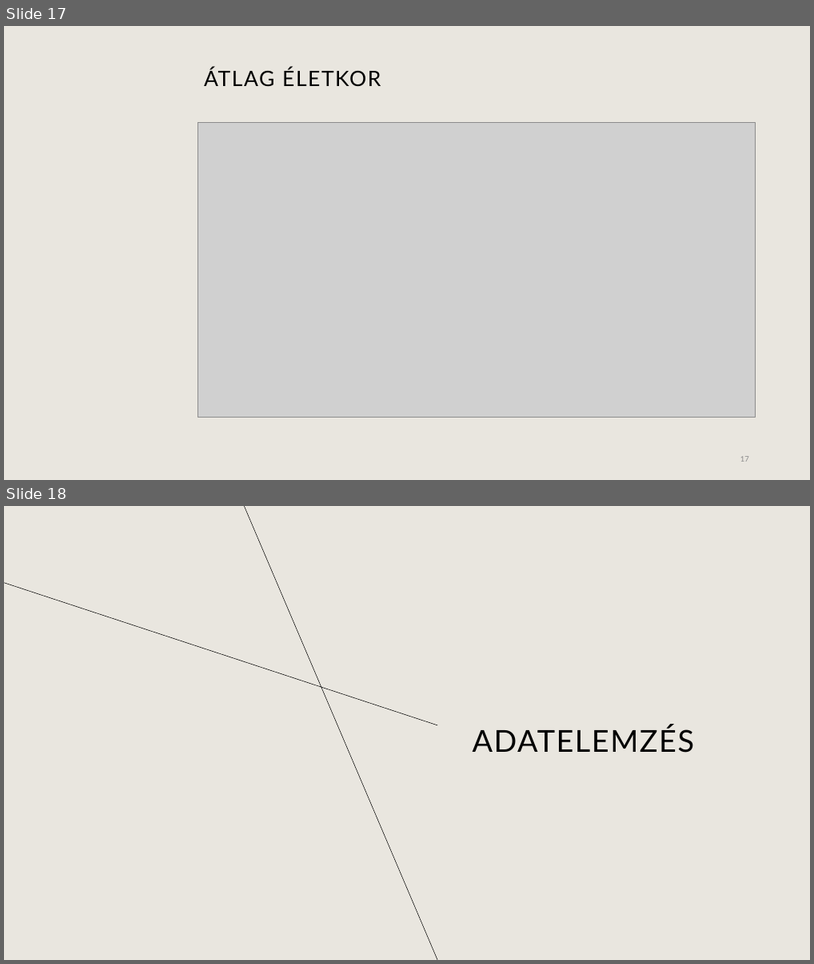
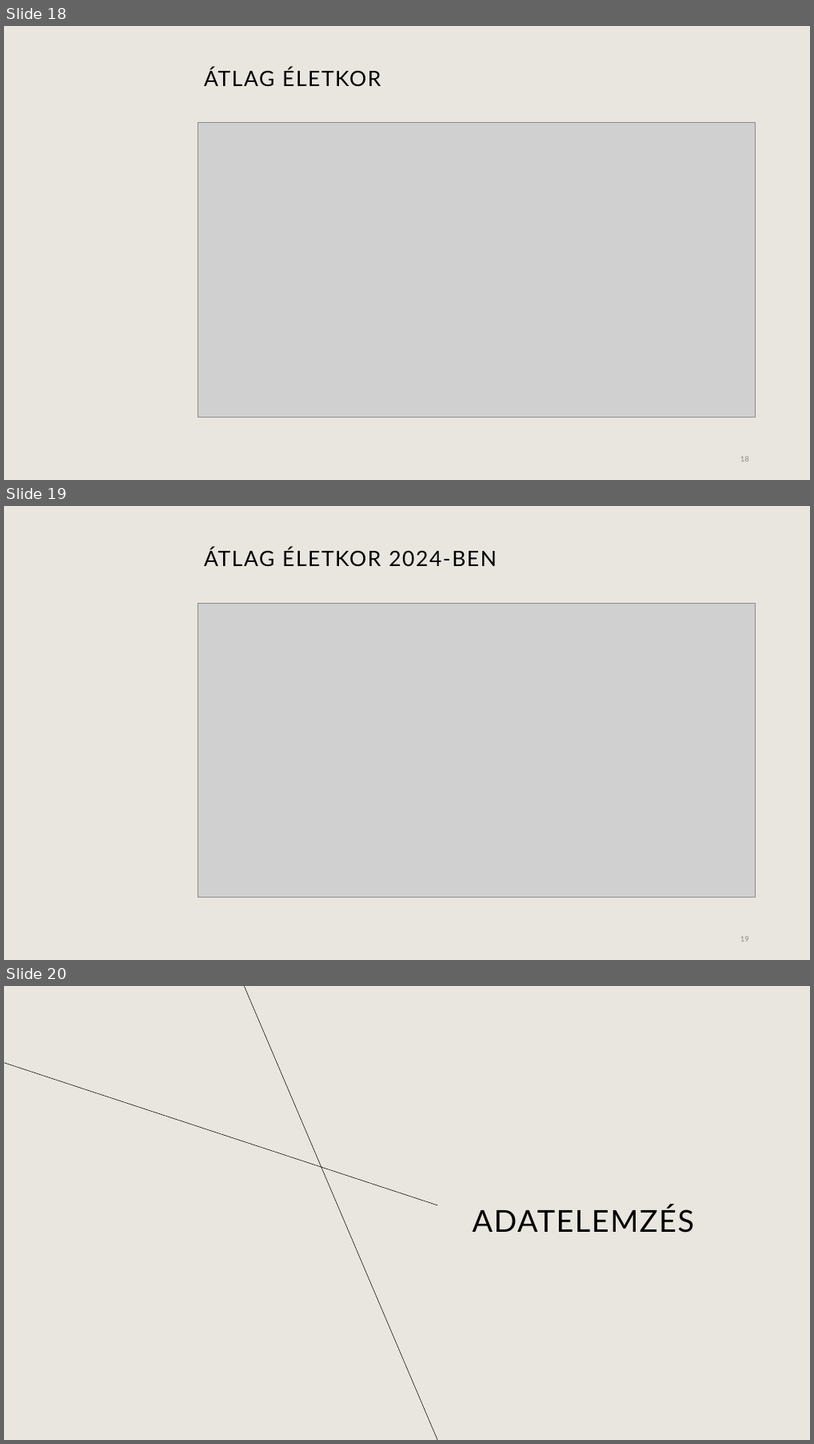
Before and after one commit to tthzsombor/prog_bead, a slide deck: Nepesseg.pptx. Shown one above the other, each under a label of ours: slides 17 and 18 before the commit, slides 18, 19 and 20 after it. The pictures are 814x964 and 814x1444 pixels, drawn with LibreOffice and Linux fonts; fonts in the diff are those of the drawing; grey boxes stand for pictures; background and template pictures are left out. Boxes give left, top, right and bottom in pixels: in the first picture for what was removed or moved away, otherwise in the second. Text is boxed around its words. In the diff, an @@ line names an element or a change of style, - is before the commit and + after.

```diff
--- a/Nepesseg.pptx
+++ b/Nepesseg.pptx
@@ slide 19 added at box(4, 506, 810, 960), background #E9E6DF @@
@@ title added at box(204, 548, 497, 567), 25.2 pt, text #000000 @@
+ÁTLAG ÉLETKOR 2024-BEN
@@ picture added at box(198, 604, 756, 896) @@
@@ page number added at box(741, 936, 750, 941), 9 pt, text #8C8C8C @@
+19
@@ what was slide 17 is now slide 18 @@
@@ page number at box(741, 456, 750, 461): text changed @@
-17
+18
@@ what was slide 18 is now slide 20 @@
```
Also in this commit, not shown: 3 slides changed, 2 other slides added, 1 slide removed, 2 other files.
